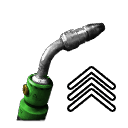
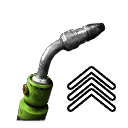
The second 128x128 image is a revision of the first. Changes to its layers:
painted on "Vložená vrstva #1" over [18,72,53,120]
